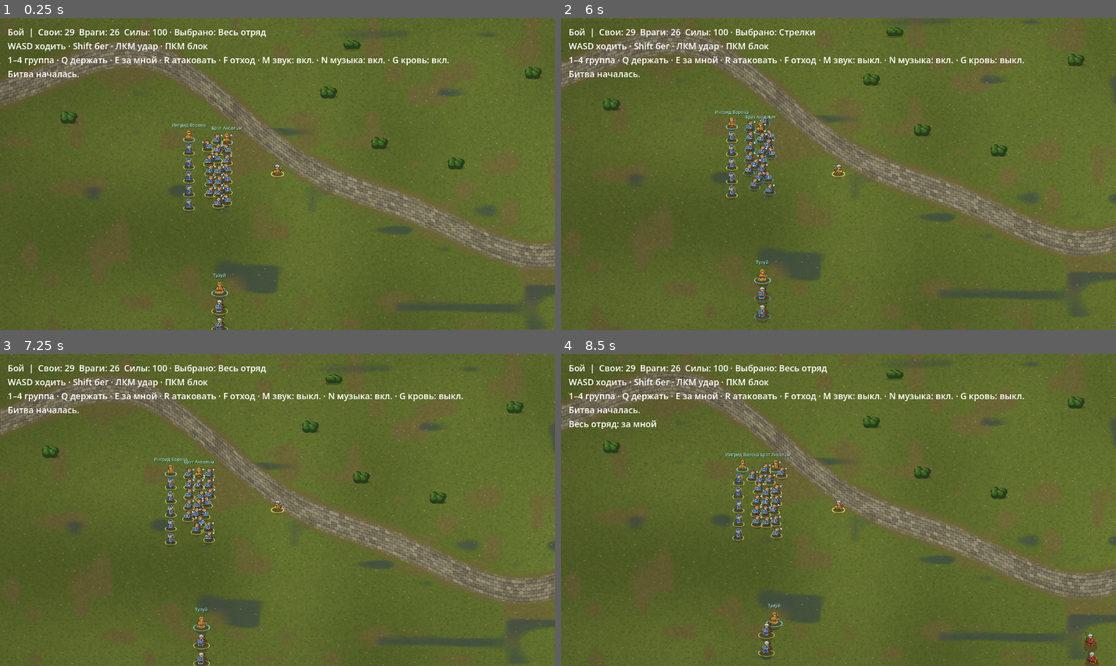
Above: before the commit, frames 1-4 (two rows, left to right).
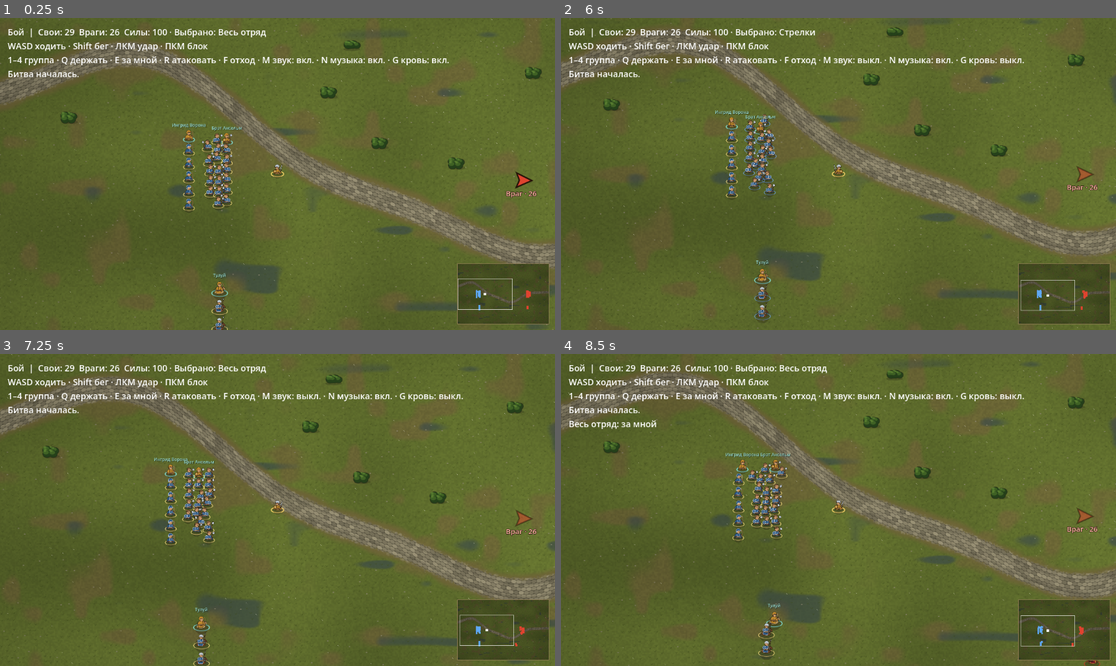
Above: after the commit, the same moments.

Repository: akglebak16/iron-standard
Game: Godot game, scene res://app/main.tscn
Same seed, same stepped clock (60 frames per second), same inputs: the game is played once before the commit and once after it.
Inputs (mouse positions are in pixels of both pictures, inside the frame that each line leads up to):
- Up to frame 1 (0.25 s): no input
- Up to frame 2 (6 s): tap Enter at 0.5 s; move the mouse to (960, 158) at 0.52 s; hold D 0.53-1.25 s; hold Shift 0.53-1.25 s; click (960, 158) at 0.67 s; drag from (727, 189) to (810, 236) at 1.27 s; move the mouse to (894, 105) at 2.02 s; hold D 2.03-2.75 s; tap M at 2.1 s; click (894, 105) at 2.17 s; drag from (810, 236) to (672, 127) at 2.77 s; move the mouse to (1005, 220) at 3.52 s; hold A 3.53-4.25 s; tap G at 3.6 s; click (1005, 220) at 3.67 s; drag from (672, 127) to (755, 96) at 4.27 s; move the mouse to (866, 174) at 5.02 s; hold S 5.03-5.75 s; tap 2 at 5.1 s; click (866, 174) at 5.17 s; drag from (755, 96) to (727, 189) at 5.77 s
- Up to frame 3 (7.25 s): move the mouse to (399, 494) at 6.52 s; hold W from 6.53 s (still down); tap 4 at 6.6 s; click (399, 494) at 6.67 s
- Up to frame 4 (8.5 s): release W at 7.25 s; drag from (727, 525) to (810, 572) at 7.27 s; move the mouse to (894, 441) at 8.02 s; hold S from 8.03 s (still down); tap E at 8.1 s; click (894, 441) at 8.17 s

The runs differ from the first frame. In frame 1, 2.7% of the frame differs, in the area x 82-99%, y 49-99%; in frame 2, 2.8%; in frame 3, 2.8%; in frame 4, 2.8%.

Commit message:
Перенести миникарту и боевые указатели

Diff:
--- a/godot/battle/application/session.gd
+++ b/godot/battle/application/session.gd
@@ -65,7 +65,7 @@
 		return
 	for command in _orders:
 		if _state.give_order(command.order, command.point, command.selection):
-			_state.record_notice(Event.Kind.ORDER_APPLIED, {"order": command.order, "selection": command.selection})
+			_state.record_notice(Event.Kind.ORDER_APPLIED, {"order": command.order, "selection": command.selection, "point": command.point})
 	_orders.clear()
 	_elapsed_seconds += dt
 	if _state.wall == null:
@@ -133,12 +133,15 @@
 	var counts := [0, 0]
 	var focus_sum := [Vector2.ZERO, Vector2.ZERO]
 	var focus_count := [0, 0]
+	var enemy_strength := 0.0
 	for unit: Unit in _state.units:
 		if not unit.dead and not unit.gone:
 			counts[unit.side] += 1
 			if not unit.fleeing:
 				focus_sum[unit.side] += unit.position
 				focus_count[unit.side] += 1
+				if unit.side == 1:
+					enemy_strength += unit.weight
 		units.append({
 			"id": unit.id, "position": unit.position, "radius": unit.collision_radius,
 			"side": unit.side, "faction": unit.faction, "hero": unit.hero, "companion": unit.companion,
@@ -164,4 +167,6 @@
 	var walls: Array[Rect2] = []
 	if _state.wall != null:
 		walls = _state.wall.segments()
-	return {"tick": _tick, "outcome": _outcome, "hero_down": _hero.dead, "arena_size": _state.arena_size, "hero_position": _hero.position, "camera_target": camera_target, "stamina": _hero.stamina, "counts": counts, "units": units, "shots": shots, "walls": walls}
+	var enemy_center: Vector2 = focus_sum[1] / focus_count[1] if focus_count[1] else Vector2.INF
+	return {"tick": _tick, "outcome": _outcome, "hero_down": _hero.dead, "arena_size": _state.arena_size, "hero_position": _hero.position, "camera_target": camera_target, "stamina": _hero.stamina, "counts": counts, "units": units, "shots": shots, "walls": walls,
+		"enemy_center": enemy_center, "enemy_strength": roundi(enemy_strength), "decided": _battle_over_at >= 0.0}
--- /dev/null
+++ b/godot/battle/presentation/hud/navigation_hud.gd
@@ -0,0 +1,124 @@
+extends Control
+
+const MAP_SIZE := Vector2(190, 125)
+const SMALL_MAP_SIZE := Vector2(120, 80)
+const COMPACT_WIDTH := 720.0
+const MAP_MARGIN := Vector2(12, 12)
+const MAP_SHADE := 0.76
+const MAP_BORDER := Color("#8a7951")
+const MAP_WALL := Color("#4e4235")
+const MAP_CAMERA := Color(1.0, 1.0, 1.0, 0.72)
+const MAP_ALLY := Color("#5fa8f5")
+const MAP_ENEMY := Color("#e0432f")
+const MAP_HERO_DOT := 5.0
+const MAP_MOUNT_DOT := 4.0
+const MAP_FOOT_DOT := 3.0
+const ARROW_COLOR := Color("#e0432f")
+const ARROW_TEXT := "Враг · %d"
+const ARROW_TEXT_COLOR := Color("#ffb3a6")
+const ARROW_OUTLINE := Color("#221208")
+const ARROW_MARGIN := Vector2(70, 110)
+const COMPACT_ARROW_MARGIN := Vector2(48, 58)
+const ARROW_PULSE_SPEED := 5.0
+const ARROW_PULSE_BASE := 0.75
+const ARROW_PULSE_RANGE := 0.25
+const ARROW_LABEL_UP := -23.0
+const ARROW_LABEL_DOWN := 33.0
+const DOWNWARD_THRESHOLD := 0.3
+const ARROW_FONT_SIZE := 15
+const ARROW_OUTLINE_WIDTH := 3
+const ARROW_SHAPE := [Vector2(22, 0), Vector2(-10, -15), Vector2(-4, 0), Vector2(-10, 15)]
+
+@onready var _ground: ColorRect = $MapGround
+var _frame: Dictionary = {}
+var _map := Rect2()
+var _time := 0.0
+var _arrow := PackedVector2Array(ARROW_SHAPE)
+var _arrow_outline := PackedVector2Array(ARROW_SHAPE + [ARROW_SHAPE[0]])
+
+func _ready() -> void:
+	resized.connect(_layout_map)
+
+func configure(ground: ShaderMaterial) -> void:
+	_ground.material = ground.duplicate()
+	_ground.material.set_shader_parameter("map_shade", MAP_SHADE)
+	_layout_map()
+
+func update_frame(frame: Dictionary, dt: float) -> void:
+	_frame = frame
+	_time += dt
+	queue_redraw()
+
+func _layout_map() -> void:
+	if _ground.material == null:
+		return
+	var map_size := SMALL_MAP_SIZE if size.x < COMPACT_WIDTH else MAP_SIZE
+	map_size = map_size.min((size - MAP_MARGIN * 2.0).max(Vector2.ONE))
+	_map = Rect2(size - MAP_MARGIN - map_size, map_size)
+	_ground.position = _map.position
+	_ground.size = _map.size
+	var arena_size: Vector2 = _ground.material.get_shader_parameter("arena_size")
+	_ground.material.set_shader_parameter("world_scale", arena_size / _map.size)
+	queue_redraw()
+
+func _draw() -> void:
+	if _frame.is_empty():
+		return
+	var world_to_screen := get_viewport().get_canvas_transform()
+	_draw_minimap(world_to_screen.affine_inverse() * Rect2(Vector2.ZERO, size))
+	if not _frame.decided and _frame.enemy_strength > 0:
+		_draw_enemy_arrow(world_to_screen * Vector2(_frame.enemy_center))
+
+func _draw_minimap(camera_rect: Rect2) -> void:
+	var scale := _map.size / Vector2(_frame.arena_size)
+	for wall: Rect2 in _frame.walls:
+		draw_rect(Rect2(_map.position + wall.position * scale, wall.size * scale), MAP_WALL)
+	for unit: Dictionary in _frame.units:
+		if unit.dead or unit.gone:
+			continue
+		var point := _map.position + Vector2(unit.position) * scale
+		if not _map.has_point(point):
+			continue
+		var dot := MAP_HERO_DOT if unit.hero else (MAP_MOUNT_DOT if unit.mounted else MAP_FOOT_DOT)
+		var color := MAP_ENEMY if unit.side != 0 else (Color.WHITE if unit.hero else MAP_ALLY)
+		draw_rect(Rect2(point - Vector2.ONE * dot * 0.5, Vector2.ONE * dot).intersection(_map), color)
+	var outline := map_camera_rect(camera_rect, _map, _frame.arena_size)
+	if outline.has_area():
+		draw_rect(outline, MAP_CAMERA, false, 1.0)
+	draw_rect(_map, MAP_BORDER, false, 1.0)
+
+func _draw_enemy_arrow(enemy_screen: Vector2) -> void:
+	var placement := arrow_layout(enemy_screen, size)
+	if placement.is_empty():
+		return
+	var point: Vector2 = placement.point
+	var direction: Vector2 = placement.direction
+	var alpha := ARROW_PULSE_BASE + sin(_time * ARROW_PULSE_SPEED) * ARROW_PULSE_RANGE
+	draw_set_transform(point, direction.angle())
+	draw_colored_polygon(_arrow, Color(ARROW_COLOR, alpha))
+	draw_polyline(_arrow_outline, Color(ARROW_OUTLINE, alpha), ARROW_OUTLINE_WIDTH, true)
+	draw_set_transform(Vector2.ZERO)
+	var font := ThemeDB.fallback_font
+	var text := ARROW_TEXT % _frame.enemy_strength
+	var width := font.get_string_size(text, HORIZONTAL_ALIGNMENT_LEFT, -1, ARROW_FONT_SIZE).x
+	var offset := ARROW_LABEL_UP if direction.y > DOWNWARD_THRESHOLD else ARROW_LABEL_DOWN
+	var baseline := point + Vector2(-width * 0.5, offset)
+	draw_string_outline(font, baseline, text, HORIZONTAL_ALIGNMENT_LEFT, -1, ARROW_FONT_SIZE, ARROW_OUTLINE_WIDTH, ARROW_OUTLINE)
+	draw_string(font, baseline, text, HORIZONTAL_ALIGNMENT_LEFT, -1, ARROW_FONT_SIZE, ARROW_TEXT_COLOR)
+
+static func map_camera_rect(camera_rect: Rect2, minimap: Rect2, arena_size: Vector2) -> Rect2:
+	var scale := minimap.size / arena_size
+	return Rect2(minimap.position + camera_rect.position * scale, camera_rect.size * scale).intersection(minimap)
+
+static func arrow_layout(enemy_screen: Vector2, screen_size: Vector2) -> Dictionary:
+	if not enemy_screen.is_finite() or Rect2(Vector2.ZERO, screen_size).has_point(enemy_screen):
+		return {}
+	var center := screen_size * 0.5
+	var margin := COMPACT_ARROW_MARGIN if screen_size.x < COMPACT_WIDTH else ARROW_MARGIN
+	var safe_half := (center - margin).max(Vector2.ZERO)
+	if safe_half.x <= 0.0 or safe_half.y <= 0.0:
+		return {}
+	var direction := (enemy_screen - center).normalized()
+	var distance := minf(safe_half.x / absf(direction.x) if direction.x != 0.0 else INF,
+		safe_half.y / absf(direction.y) if direction.y != 0.0 else INF)
+	return {"point": center + direction * distance, "direction": direction}
--- /dev/null
+++ b/godot/battle/presentation/hud/order_marker.gd
@@ -0,0 +1,42 @@
+extends RefCounted
+
+const Event = preload("res://battle/combat_event.gd")
+const Config = preload("res://battle/config.gd")
+const LIFETIME := 4.0
+const FADE_SECONDS := 1.0
+const COLOR := Color("#f1d27a")
+const POLE_COLOR := Color("#8a6a40")
+const RING_RADIUS := Vector2(26, 10)
+const RING_SEGMENTS := 24
+const STROKE_WIDTH := 2.0
+const POLE_HEIGHT := 31.0
+const CLOTH := [Vector2(0, -30), Vector2(19, -29), Vector2(15, -22), Vector2(19, -15), Vector2(0, -14)]
+
+var _remaining := 0.0
+var _point := Vector2.ZERO
+var _ring := PackedVector2Array()
+var _cloth := PackedVector2Array(CLOTH)
+
+func _init() -> void:
+	for i in range(RING_SEGMENTS + 1):
+		_ring.append(Vector2.from_angle(TAU * i / RING_SEGMENTS) * RING_RADIUS)
+
+func advance(dt: float, events: Array[Dictionary]) -> void:
+	_remaining = maxf(0.0, _remaining - dt)
+	for event in events:
+		if event.kind == Event.Kind.ORDER_APPLIED and event.order == Config.ORDER_HOLD:
+			_point = event.point
+			_remaining = LIFETIME
+
+func is_visible() -> bool:
+	return _remaining > 0.0
+
+func draw(canvas: CanvasItem) -> void:
+	if not is_visible():
+		return
+	var alpha := minf(1.0, _remaining / FADE_SECONDS)
+	canvas.draw_set_transform(_point)
+	canvas.draw_polyline(_ring, Color(COLOR, alpha), STROKE_WIDTH, true)
+	canvas.draw_line(Vector2.ZERO, Vector2.UP * POLE_HEIGHT, Color(POLE_COLOR, alpha), STROKE_WIDTH, true)
+	canvas.draw_colored_polygon(_cloth, Color(COLOR, alpha))
+	canvas.draw_set_transform(Vector2.ZERO)
--- a/godot/battle/presentation/scene.tscn
+++ b/godot/battle/presentation/scene.tscn
@@ -1,6 +1,7 @@
-[gd_scene load_steps=2 format=3]
+[gd_scene load_steps=3 format=3]
 
 [ext_resource type="Script" path="res://battle/presentation/view.gd" id="1_view"]
+[ext_resource type="Script" path="res://battle/presentation/hud/navigation_hud.gd" id="2_navigation"]
 
 [node name="Battle" type="Node2D"]
 script = ExtResource("1_view")
@@ -10,6 +11,19 @@
 
 [node name="Hud" type="CanvasLayer" parent="."]
 
+[node name="Navigation" type="Control" parent="Hud"]
+anchors_preset = 15
+anchor_right = 1.0
+anchor_bottom = 1.0
+grow_horizontal = 2
+grow_vertical = 2
+mouse_filter = 2
+script = ExtResource("2_navigation")
+
+[node name="MapGround" type="ColorRect" parent="Hud/Navigation"]
+show_behind_parent = true
+mouse_filter = 2
+
 [node name="Status" type="Label" parent="Hud"]
 offset_left = 16.0
 offset_top = 16.0
--- a/godot/battle/presentation/terrain/ground.gdshader
+++ b/godot/battle/presentation/terrain/ground.gdshader
@@ -2,6 +2,8 @@
 render_mode unshaded;
 
 uniform vec2 arena_size;
+uniform vec2 world_scale = vec2(1.0);
+uniform float map_shade = 1.0;
 uniform vec2 seed_offset;
 uniform vec4 base_color : source_color;
 uniform vec4 light_color : source_color;
@@ -46,7 +48,7 @@
 }
 
 void vertex() {
-	world_point = VERTEX;
+	world_point = VERTEX * world_scale;
 }
 
 void fragment() {
@@ -105,5 +107,5 @@
 		land = mix(land, tuft_color.rgb, (1.0 - smoothstep(0.018, 0.05, stalk)) * tip * clear_ground * 0.58);
 	}
 	float corner = length((UV - 0.5) * 1.4142);
-	COLOR = vec4(land * mix(1.04, 0.82, corner), 1.0);
+	COLOR = vec4(land * mix(1.04, 0.82, corner) * map_shade, 1.0);
 }
--- a/godot/battle/presentation/view.gd
+++ b/godot/battle/presentation/view.gd
@@ -13,6 +13,8 @@
 const BattleMusic = preload("res://battle/presentation/audio/battle_music.gd")
 const TerrainView = preload("res://battle/presentation/terrain/terrain_view.gd")
 const VegetationView = preload("res://battle/presentation/terrain/vegetation_view.gd")
+const OrderMarker = preload("res://battle/presentation/hud/order_marker.gd")
+const NavigationHud = preload("res://battle/presentation/hud/navigation_hud.gd")
 
 signal battle_finished
 signal audio_preferences_changed(effects: bool, music: bool)
@@ -20,6 +22,7 @@
 
 @onready var camera: Camera2D = $Camera
 @onready var status: Label = $Hud/Status
+@onready var _navigation: NavigationHud = $Hud/Navigation
 var _session: Session
 var _frame: Dictionary = {}
 var _selection := Config.ALL_GROUPS
@@ -34,6 +37,7 @@
 var _result_summary := ""
 var _terrain := TerrainView.new()
 var _vegetation := VegetationView.new()
+var _order_marker := OrderMarker.new()
 
 func configure(session: Session, effects_enabled: bool = true, music_enabled: bool = true, blood_enabled: bool = true,
 		terrain_seed: int = 0, biome: String = Config.DEFAULT_BIOME) -> void:
@@ -62,6 +66,7 @@
 		set_process_unhandled_input(false)
 		return
 	camera.zoom = Vector2.ONE * Demo.CAMERA_ZOOM
+	_navigation.configure(_terrain.material)
 	_audio = CombatAudio.new()
 	_audio.enabled = _effects_enabled
 	add_child(_audio)
@@ -72,11 +77,12 @@
 
 func _physics_process(dt: float) -> void:
 	if _frame.outcome in [Session.Outcome.VICTORY, Session.Outcome.DEFEAT]:
-		if _feedback.has_effects() or _impacts.has_particles() or _figures.has_falling_units() or _dialogue.has_bubbles():
+		if _feedback.has_effects() or _impacts.has_particles() or _figures.has_falling_units() or _dialogue.has_bubbles() or _order_marker.is_visible():
 			_feedback.advance(dt, [])
 			_impacts.advance(dt, [])
 			_figures.advance(dt, [])
 			_dialogue.age(dt)
+			_order_marker.advance(dt, [])
 			queue_redraw()
 		return
 	_music.advance(dt)
@@ -94,6 +100,7 @@
 	_feedback.advance(dt, events)
 	_feedback.add_fatal_impacts(_impacts.advance(dt, events))
 	_figures.advance(dt, events)
+	_order_marker.advance(dt, events)
 	_refresh(dt, events)
 	_audio.advance(dt, events, camera.position)
 	if _frame.outcome in [Session.Outcome.VICTORY, Session.Outcome.DEFEAT]:
@@ -138,6 +145,8 @@
 	# One detached read per physics tick, reused by HUD and drawing.
 	_frame = _session.snapshot()
 	camera.position = _frame.camera_target
+	camera.force_update_scroll()
+	_navigation.update_frame(_frame, dt)
 	var finished: bool = _frame.outcome in [Session.Outcome.VICTORY, Session.Outcome.DEFEAT]
 	_feedback.add_dialogue(_dialogue.advance(dt, _frame.units, events, not _frame.walls.is_empty(), finished))
 	_update_status()
@@ -164,6 +173,7 @@
 	var size := get_viewport_rect().size / camera.zoom
 	var visible := Rect2(camera.position - size * 0.5, size).grow(UnitView.VIEW_MARGIN)
 	_impacts.draw_ground(self, visible)
+	_order_marker.draw(self)
 	_figures.draw(self, _frame.units, visible, _impacts.headless_units(), _vegetation.entries, _selection)
 	for shot in _frame.shots:
 		ProjectileView.draw(self, shot)
--- a/godot/battle/tests/application/test_combat_events.gd
+++ b/godot/battle/tests/application/test_combat_events.gd
@@ -68,7 +68,7 @@
 	assert(session.issue_order("charge", Vector2.ZERO, 1)) # Empty group.
 	assert(session.issue_order("follow", Vector2.ZERO, 0))
 	session.advance(STEP)
-	assert(session.take_events() == [{"kind": Event.Kind.BATTLE_STARTED}, {"kind": Event.Kind.ORDER_APPLIED, "order": "follow", "selection": 0}, {"kind": Event.Kind.WALL_ALERT}])
+	assert(session.take_events() == [{"kind": Event.Kind.BATTLE_STARTED}, {"kind": Event.Kind.ORDER_APPLIED, "order": "follow", "selection": 0, "point": Vector2.ZERO}, {"kind": Event.Kind.WALL_ALERT}])
 	session.advance(STEP)
 	assert(session.take_events().is_empty())
 	Tactics.siege_step(battle, Config.SIEGE_CAVALRY_FORCE_CHARGE_SECONDS + STEP)
--- /dev/null
+++ b/godot/battle/tests/presentation/test_navigation_hud.gd
@@ -0,0 +1,80 @@
+extends SceneTree
+const Navigation = preload("res://battle/presentation/hud/navigation_hud.gd")
+const Marker = preload("res://battle/presentation/hud/order_marker.gd")
+const Config = preload("res://battle/config.gd")
+const Event = preload("res://battle/combat_event.gd")
+const State = preload("res://battle/model/state.gd")
+const Unit = preload("res://battle/model/unit.gd")
+const Session = preload("res://battle/application/session.gd")
+const SCREEN := Vector2(960, 650)
+const STEP := 1.0 / 60.0
+
+func _initialize() -> void:
+	_check_navigation_geometry()
+	_check_enemy_projection()
+	_check_hold_marker()
+	print("Navigation HUD tests passed")
+	quit(0)
+
+func _check_navigation_geometry() -> void:
+	assert(Navigation.arrow_layout(Vector2.INF, SCREEN).is_empty())
+	assert(Navigation.arrow_layout(SCREEN * 0.5, SCREEN).is_empty())
+	var right := Navigation.arrow_layout(Vector2(SCREEN.x + 1, SCREEN.y * 0.5), SCREEN)
+	assert(right.point == Vector2(SCREEN.x - Navigation.ARROW_MARGIN.x, SCREEN.y * 0.5))
+	assert(right.direction == Vector2.RIGHT)
+	var up := Navigation.arrow_layout(Vector2(SCREEN.x * 0.5, -1), SCREEN)
+	assert(up.point == Vector2(SCREEN.x * 0.5, Navigation.ARROW_MARGIN.y))
+	assert(up.direction == Vector2.UP)
+	var diagonal := Navigation.arrow_layout(Vector2(SCREEN.x * 2, SCREEN.y * 2), SCREEN)
+	assert(Vector2(diagonal.point).y <= SCREEN.y - Navigation.ARROW_MARGIN.y)
+	assert(Vector2(diagonal.direction).x > 0 and Vector2(diagonal.direction).y > 0)
+	var map := Rect2(Vector2(700, 500), Vector2(190, 125))
+	var arena := Vector2(2600, 1700)
+	var camera := Rect2(arena * -0.1, arena * 0.5)
+	var clipped := Navigation.map_camera_rect(camera, map, arena)
+	assert(clipped.position == map.position)
+	assert(clipped.size.is_equal_approx(map.size * 0.4))
+	assert(not Navigation.map_camera_rect(Rect2(arena * 2.0, arena), map, arena).has_area())
+
+func _check_enemy_projection() -> void:
+	var state := State.new()
+	var hero := Unit.new(0, 0, Vector2.ZERO, 100, 0, 1)
+	hero.hero = true
+	state.add_unit(hero)
+	var first := Unit.new(1, 1, Vector2(100, 200), 100, 0, 1)
+	var second := Unit.new(2, 1, Vector2(300, 400), 100, 0, 1)
+	first.weight = 4
+	second.weight = 2
+	state.add_unit(first)
+	state.add_unit(second)
+	var session := Session.new(state, hero, RandomNumberGenerator.new())
+	var frame := session.snapshot()
+	assert(frame.enemy_center == Vector2(200, 300) and frame.enemy_strength == 6 and not frame.decided)
+	first.fleeing = true
+	frame = session.snapshot()
+	assert(frame.enemy_center == second.position and frame.enemy_strength == 2)
+	second.dead = true
+	frame = session.snapshot()
+	assert(frame.enemy_center == Vector2.INF and frame.enemy_strength == 0)
+
+func _check_hold_marker() -> void:
+	var marker := Marker.new()
+	var state := State.new()
+	state.setup_groups()
+	var hero := Unit.new(0, 0, Vector2(730, 850), 100, 0, 1)
+	hero.hero = true
+	state.add_unit(hero)
+	var ally := Unit.new(1, 0, Vector2(620, 850), 100, 0, 1)
+	state.add_grouped_unit(ally, Config.GROUP_INFANTRY)
+	var session := Session.new(state, hero, RandomNumberGenerator.new())
+	var point := Vector2(900, 880)
+	assert(session.issue_order(Config.ORDER_HOLD, point, Config.GROUP_ARCHERS))
+	session.advance(STEP)
+	marker.advance(STEP, session.take_events())
+	assert(not marker.is_visible())
+	assert(session.issue_order(Config.ORDER_HOLD, point, Config.GROUP_INFANTRY))
+	session.advance(STEP)
+	marker.advance(STEP, session.take_events())
+	assert(marker.is_visible() and marker._point == point)
+	marker.advance(Marker.LIFETIME, [{"kind": Event.Kind.ORDER_APPLIED, "order": Config.ORDER_CHARGE, "point": Vector2.ZERO}])
+	assert(not marker.is_visible())
--- a/godot/battle/tests/presentation/test_scene.gd
+++ b/godot/battle/tests/presentation/test_scene.gd
@@ -26,6 +26,11 @@
 	var frame: Dictionary = view.get_battle_snapshot()
 	var ground: ShaderMaterial = view._terrain.material
 	assert(ground.get_shader_parameter("arena_size") == frame.arena_size)
+	assert(view._navigation._ground.material != ground)
+	assert(view._navigation._ground.material.get_shader_parameter("road") == ground.get_shader_parameter("road"))
+	assert(view._navigation._frame.enemy_strength == frame.counts[1])
+	var camera_probe := root.get_canvas_transform() * Vector2(frame.camera_target)
+	assert(camera_probe.is_equal_approx(root.get_visible_rect().size * 0.5))
 	assert(view._terrain.get_child_count() == 0)
 	assert(view._vegetation.entries.size() == view._session.vegetation_layout().size())
 	assert(not view._vegetation.entries.is_empty())
@@ -163,6 +168,7 @@
 	var frame := session.snapshot()
 	assert(view._terrain.get_child_count() == 1)
 	assert(view._terrain.get_child(0)._segments == frame.walls)
+	assert(view._navigation._frame.walls == frame.walls)
 	var events: Array[Dictionary] = []
 	view._refresh(Dialogue.START_DELAY.y, events)
 	var catalog := CompanionCatalog.new()
Not shown, changed: CHANGELOG.md
Not shown, changed: godot/ARCHITECTURE.md
Not shown, changed: godot/MIGRATION_CHECKLIST.md
Not shown, changed: godot/battle/PARITY.md
Not shown, changed: shareness/lessons.md
